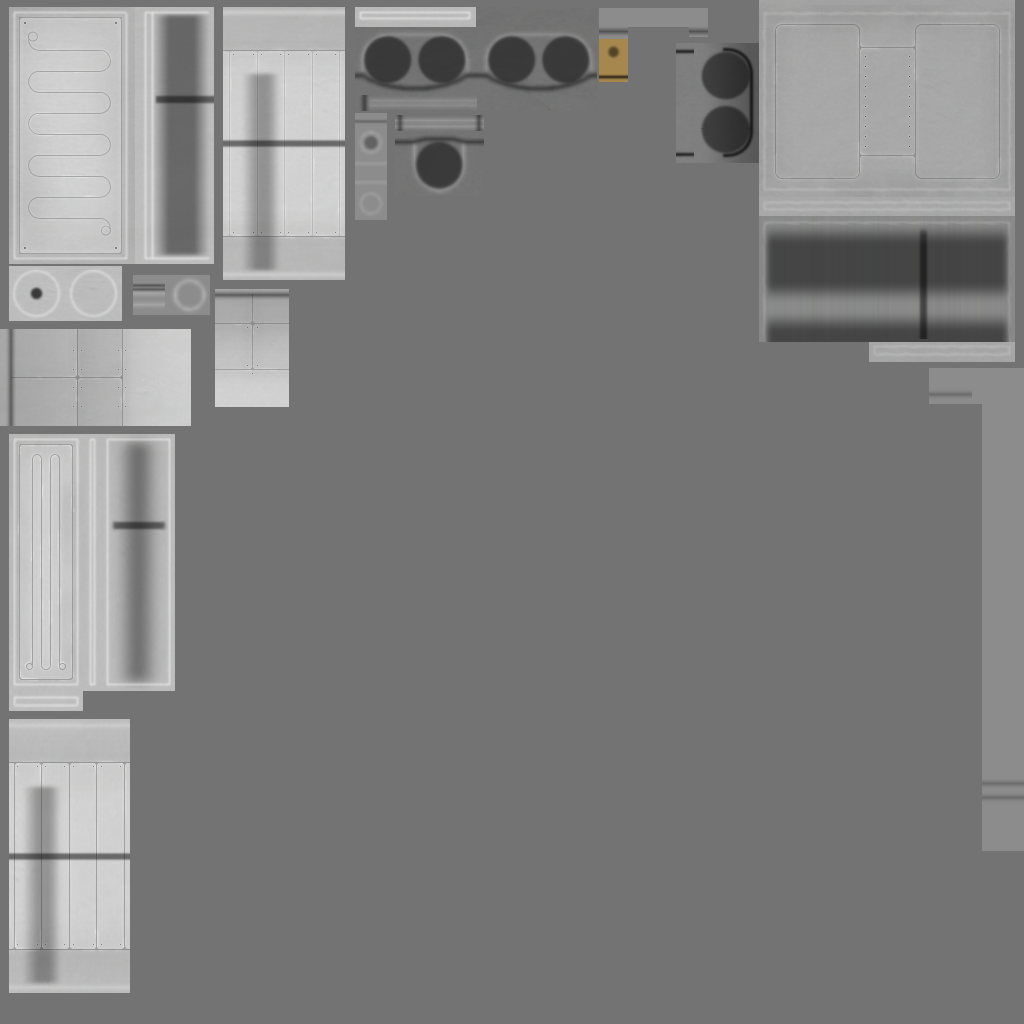
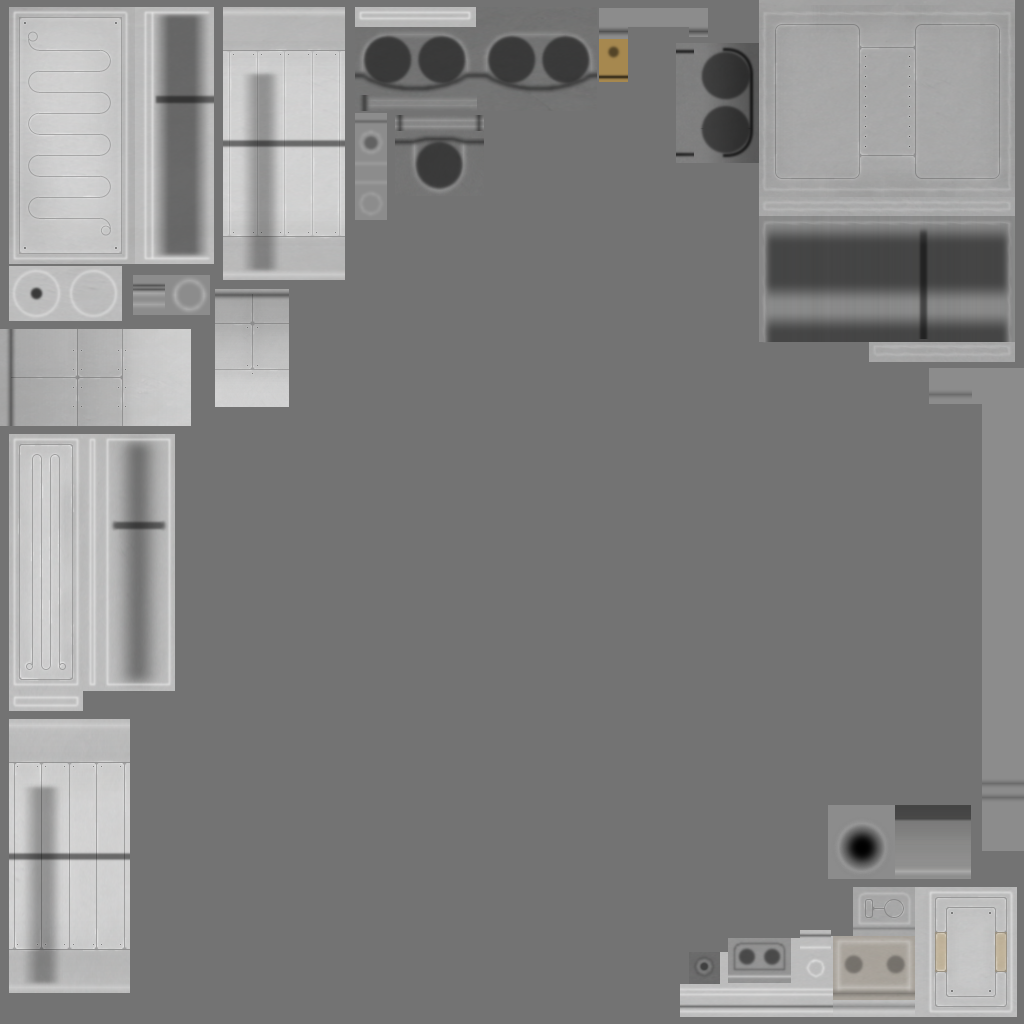
Two versions of the same layered image (1024 × 1024). Layer-by-layer changes:
added layer "Hole" above "Low 2" over box(830, 816, 894, 879)
added layer "Low 2" (20%) above "Low 1" over box(895, 805, 971, 871)
added layer "Low 1" (40%) above "High 1" over box(895, 805, 971, 821)
added layer "High 1" above "Wear" over box(833, 818, 971, 877)
added layer "Wear" (1st of 7) (20%) above "Engine_2" over box(895, 805, 971, 879)
added group "Engine_2" with 27 layers above "MonoSingle_1_2" over box(680, 887, 1017, 1017)
added layer "Indent Low 1" (50%) in group "Engine_2" over box(731, 940, 788, 973)
added layer "Cap High" (50%) in group "Engine_2" over box(856, 890, 913, 927)
added layer "Body Low 3" (30%) in group "Engine_2" over box(841, 952, 908, 977)
added layer "Body Low 1" (1st of 3, in "Engine_2") in group "Engine_2" over box(833, 988, 915, 1012)
added layer "Body High 3" in group "Engine_2" over box(680, 986, 833, 1015)
added layer "Body High 2" in group "Engine_2" over box(833, 936, 915, 1017)
added layer "Body High 1" in group "Engine_2" over box(927, 889, 1015, 1015)
added layer "Body Detail 1" (50%) in group "Engine_2" over box(951, 912, 991, 992)
added group "Body" (1st of 5, in "Engine_2") (40%) with 4 layers in group "Engine_2" over box(921, 887, 1017, 1017)
added layer "Body" (2nd of 5, in "Engine_2" › "Body") in group "Body" over box(934, 896, 1008, 1007)
added layer "Body Higher" (1st of 2, in "Engine_2" › "Body") (75%) in group "Body" over box(933, 895, 1009, 1009)
added layer "Body High" (1st of 2, in "Engine_2" › "Body") in group "Body" over box(930, 892, 1012, 1012)
added layer "Body Shade" (1st of 2, in "Engine_2" › "Body") (50%) in group "Body" over box(921, 887, 1017, 1017)
added layer "Wear" (2nd of 7, in "Engine_2") (20%) in group "Engine_2" over box(680, 887, 1017, 1017)
added group "MonoSingle_1_2" with 28 layers above "MonoSphere_1" over box(680, 805, 1017, 993)
painted on "b" over box(680, 805, 1017, 1017)
…and 11 more changes (11 added)
